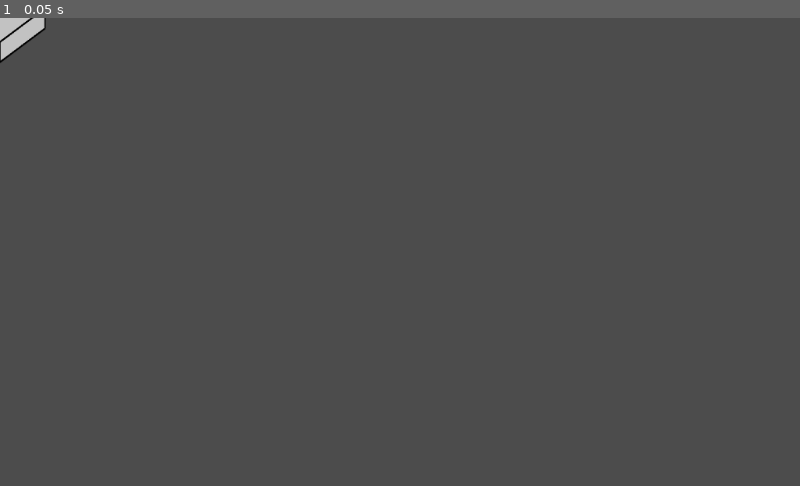
Above: before the commit, frame 1.
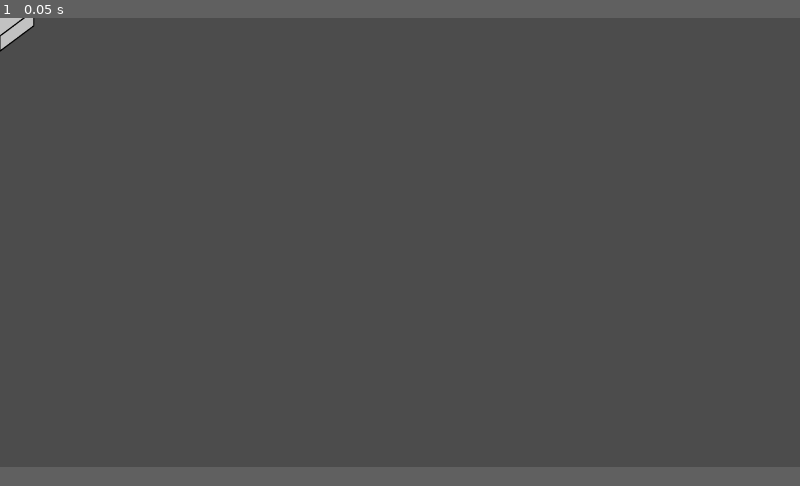
Above: after the commit, the same moment.

Repository: Trainzack/CS4700Final
Game: Godot game, scene res://scenes/Tile.tscn
Two runs of this game, one before a commit and one after it. Both use one fixed random seed, a clock stepped at 60 frames per second and the inputs below. The project has no main scene, so this scene is started directly.
Inputs:
- Up to frame 1 (0.05 s): no input
In our replay, the window is 800x468 before the commit and 800x449 after it. These sizes can differ from the game's own. Grey fills any space a smaller window leaves; there, only what the larger window draws over its background counts as a difference.

The runs differ from the first frame. In frame 1, 0.2% of the frame differs, in the area x 0-6%, y 0-10%.

Commit message:
UI Manager now has code, new variables added to tiles and units, new methods added to board, new scene created to hold board and UI

Diff:
--- a/project.godot
+++ b/project.godot
@@ -13,6 +13,11 @@
 config/name="Chesster Than Light"
 config/icon="res://icon.png"
 
+[display]
+
+window/size/width=1366
+window/size/height=768
+
 [rendering]
 
 environment/default_environment="res://default_env.tres"
--- a/scenes/Board.gd
+++ b/scenes/Board.gd
@@ -7,6 +7,7 @@
 var knight_scene = preload("res://scenes/unit_scenes/Knight.tscn")
 var bishop_scene = preload("res://scenes/unit_scenes/Bishop.tscn")
 var rook_scene = preload("res://scenes/unit_scenes/Rook.tscn")
+var unicorn_scene = preload("res://scenes/unit_scenes/Elephant.tscn")
 
 #offsets used to populate the board. Values come from testing different positions
 var starting_x = 300
@@ -17,12 +18,14 @@
 var boardArray = []
 var unitArray = []
 
-var previously_clicked_coordinate = Vector2(-1,-1)
-var currently_clicked_tile
-var previously_clicked_tile = tile_scene.instance()
-var currently_clicked_unit
-var previously_clicked_unit = unit_scene.instance()
 var dummy_unit = unit_scene.instance()
+var selected_unit = dummy_unit
+var selected_unit_coordinate = Vector2(-1,-1)
+
+signal ally_unit_selected
+signal dummy_unit_selected
+signal ally_has_moved
+signal ally_has_attacked
 
 func _ready():
 	add_child(dummy_unit)
@@ -30,7 +33,12 @@
 	populate_board()
 
 	var mann = mann_scene.instance()
+	mann.set_black()
 	place_unit(mann,4,6)
+
+	var unicorn = unicorn_scene.instance()
+	unicorn.set_black()
+	place_unit(unicorn,2,4)
 
 	var pawn = pawn_scene.instance()
 	place_unit(pawn,2,2)
@@ -88,31 +96,41 @@
 
 #Deselects the previously selected unit and activates a different one.
 func on_click(gridX,gridY):
-	previously_clicked_unit.set_unselected()
-	currently_clicked_unit = unitArray[gridX][gridY]
-	currently_clicked_tile = boardArray[gridX][gridY]
-	print(currently_clicked_tile.can_move_to)
-	print(previously_clicked_unit.get_type())
+	var currently_clicked_tile = boardArray[gridX][gridY]
 
-	if previously_clicked_unit.get_type() != "abstract_unit" and currently_clicked_tile.can_move_to:
+	if selected_unit.get_type() != "abstract_unit" and currently_clicked_tile.can_move_to:
 		print("moved unit")
-		move_unit(previously_clicked_coordinate.x,previously_clicked_coordinate.y,gridX,gridY)
+		move_unit(selected_unit_coordinate.x,selected_unit_coordinate.y,gridX,gridY)
 		reset_tiles()
 	else:
 		reset_tiles()
 		select_unit(gridX,gridY)
-	previously_clicked_tile = currently_clicked_tile
-	previously_clicked_unit = currently_clicked_unit
-	previously_clicked_coordinate = Vector2(gridX,gridY)
-
 
 func select_unit(gridX,gridY):
-	currently_clicked_unit.print_info()
+	selected_unit.set_unselected()
+	var currently_clicked_unit = unitArray[gridX][gridY]
 	if currently_clicked_unit.get_type() != "abstract_unit":
-		currently_clicked_unit.set_selected()
-		print("unit selected")
-	process_atoms(currently_clicked_unit.get_movement_atoms(),gridX,gridY,"movement")
-	#process_atoms(currently_clicked_unit.get_attack_atoms(),gridX,gridY,"attack")
+		selected_unit = currently_clicked_unit
+		selected_unit.set_selected()
+		selected_unit_coordinate = Vector2(gridX,gridY)
+		emit_signal("ally_unit_selected")
+		if currently_clicked_unit.has_attacked:
+			emit_signal("ally_has_attacked")
+		if currently_clicked_unit.has_moved:
+			emit_signal("ally_has_moved")
+
+	else:
+		emit_signal("dummy_unit_selected")
+		selected_unit = dummy_unit
+		selected_unit_coordinate = Vector2(-1,-1)
+
+func show_movement_options():
+	reset_tiles()
+	process_atoms(selected_unit.get_movement_atoms(),selected_unit_coordinate.x,selected_unit_coordinate.y,"movement")
+
+func show_attack_options():
+	reset_tiles()
+	process_atoms(selected_unit.get_attack_atoms(),selected_unit_coordinate.x,selected_unit_coordinate.y,"attack")
 
 func process_atoms(unit_atoms, gridX, gridY, atom_type):
 	for atom in unit_atoms:
@@ -132,7 +150,6 @@
 	for tile_coordinate in possible_positions:
 		if tile_coordinate.x < 8 and tile_coordinate.x >= 0 and tile_coordinate.y < 8 and tile_coordinate.y >= 0:
 			if atom_type == "movement":
-				print(tile_coordinate.x,tile_coordinate.y)
 				boardArray[tile_coordinate.x][tile_coordinate.y].set_movement_option()
 			elif atom_type == "attack":
 				boardArray[tile_coordinate.x][tile_coordinate.y].set_attack_option()
@@ -165,9 +182,10 @@
 	#Set occupied for involved tiles
 	boardArray[startingX][startingY].set_occupied(false)
 	boardArray[endX][endY].set_occupied(true)
+	selected_unit.has_moved = true
+	selected_unit_coordinate = Vector2(endX,endY)
+	emit_signal("ally_has_moved")
 
 #returns the actual coordinate that corresponds with a value in the 2D array of tiles.
 func translate_grid_coordinate(gridX,gridY):
 	return Vector2(starting_x + gridX * iso_x_offset + gridY * iso_x_offset, starting_y - gridY*iso_y_offset + gridX*iso_y_offset)
-
-#func _process(delta):
--- a/scenes/Board.tscn
+++ b/scenes/Board.tscn
@@ -2,6 +2,6 @@
 
 [ext_resource path="res://scenes/Board.gd" type="Script" id=1]
 
-[node name="TestBoard" type="Node" index="0"]
+[node name="TestBoard" type="Node"]
 
 script = ExtResource( 1 )
--- /dev/null
+++ b/scenes/MasterCombatScene.gd
@@ -0,0 +1,33 @@
+extends Node
+
+# class member variables go here, for example:
+# var a = 2
+# var b = "textvar"
+
+func _ready():
+	$TestBoard.connect("ally_unit_selected",self,"display_options")
+	$TestBoard.connect("dummy_unit_selected",self,"hide_options")
+	$TestBoard.connect("ally_has_moved",self,"disable_movement")
+	$TestBoard.connect("ally_has_attacked",self,"disable_attacks")
+	$UIManager.connect("attack_pressed",self,"display_attacks")
+	$UIManager.connect("movement_pressed",self,"display_moves")
+
+func display_options():
+	$UIManager.reset_command_states()
+	$UIManager.show_command_options()
+
+func hide_options():
+	$UIManager.reset_command_states()
+	$UIManager.hide_command_options()
+
+func disable_attacks():
+	$UIManager.disable_attacks()
+
+func disable_movement():
+	$UIManager.disable_movement()
+
+func display_attacks():
+	$TestBoard.show_attack_options()
+
+func display_moves():
+	$TestBoard.show_movement_options()
--- /dev/null
+++ b/scenes/MasterCombatScene.tscn
@@ -0,0 +1,13 @@
+[gd_scene load_steps=4 format=2]
+
+[ext_resource path="res://scenes/MasterCombatScene.gd" type="Script" id=1]
+[ext_resource path="res://scenes/Board.tscn" type="PackedScene" id=2]
+[ext_resource path="res://scenes/UIManager.tscn" type="PackedScene" id=3]
+
+[node name="MasterCombatScene" type="Node" index="0"]
+
+script = ExtResource( 1 )
+
+[node name="TestBoard" parent="." index="0" instance=ExtResource( 2 )]
+
+[node name="UIManager" parent="." index="1" instance=ExtResource( 3 )]
--- a/scenes/Tile.tscn
+++ b/scenes/Tile.tscn
@@ -3,13 +3,13 @@
 [ext_resource path="res://scenes/Tile.gd" type="Script" id=1]
 [ext_resource path="res://art/tiles/WhiteTileCube.png" type="Texture" id=2]
 [ext_resource path="res://art/tiles/BlackTileCube.png" type="Texture" id=3]
-[ext_resource path="res://art/tiles/TileMovementHighlight1.png" type="Texture" id=4]
-[ext_resource path="res://art/tiles/TileMovementHighlight2.png" type="Texture" id=5]
-[ext_resource path="res://art/tiles/TileMovementHighlight3.png" type="Texture" id=6]
-[ext_resource path="res://art/tiles/TileMovementHighlight4.png" type="Texture" id=7]
-[ext_resource path="res://art/tiles/TileMovementHighlight5.png" type="Texture" id=8]
-[ext_resource path="res://art/tiles/TileMovementHighlight6.png" type="Texture" id=9]
-[ext_resource path="res://art/tiles/HighlightOutline.png" type="Texture" id=10]
+[ext_resource path="res://art/tiles/TileMovementHighlight4.png" type="Texture" id=4]
+[ext_resource path="res://art/tiles/TileMovementHighlight5.png" type="Texture" id=5]
+[ext_resource path="res://art/tiles/TileMovementHighlight6.png" type="Texture" id=6]
+[ext_resource path="res://art/tiles/TileMovementHighlight1.png" type="Texture" id=7]
+[ext_resource path="res://art/tiles/TileMovementHighlight2.png" type="Texture" id=8]
+[ext_resource path="res://art/tiles/TileMovementHighlight3.png" type="Texture" id=9]
+[ext_resource path="res://art/tiles/TileHighlight2.png" type="Texture" id=10]
 [ext_resource path="res://art/tiles/TileAttackHighlight1.png" type="Texture" id=11]
 [ext_resource path="res://art/tiles/TileAttackHighlight2.png" type="Texture" id=12]
 [ext_resource path="res://art/tiles/TileAttackHighlight3.png" type="Texture" id=13]
@@ -100,13 +100,14 @@
 
 [node name="MovementHighlight" type="AnimatedSprite" parent="TileSprite" index="0"]
 
+z_index = 1
 frames = SubResource( 2 )
 animation = "none"
-_sections_unfolded = [ "Transform" ]
+_sections_unfolded = [ "Transform", "Z Index" ]
 
 [node name="Outline" type="AnimatedSprite" parent="TileSprite" index="1"]
 
-position = Vector2( 0, -19 )
+position = Vector2( 0, -28.5 )
 z_index = 10
 frames = SubResource( 3 )
 animation = "not_hovered"
--- a/scenes/UIManager.gd
+++ b/scenes/UIManager.gd
@@ -1 +1,32 @@
 extends Node
+signal movement_pressed
+signal attack_pressed
+onready var commands = $CommandContainer
+
+func _ready():
+	get_node("CommandContainer").get_node("MovementButton").connect("pressed",self,"emit_movement_pressed")
+	get_node("CommandContainer").get_node("AttacksButton").connect("pressed",self,"emit_attack_pressed")
+
+func emit_movement_pressed():
+	print("move button pressed")
+	emit_signal("movement_pressed")
+
+func emit_attack_pressed():
+	print("attack button pressed")
+	emit_signal("attack_pressed")
+
+func disable_movement():
+	commands.get_node("MovementButton").disabled = true
+
+func disable_attacks():
+	commands.get_node("AttacksButton").disabled = true
+
+func reset_command_states():
+	commands.get_node("MovementButton").disabled = false
+	commands.get_node("AttacksButton").disabled = false
+
+func show_command_options():
+	commands.visible = true
+
+func hide_command_options():
+	commands.visible = false
--- a/scenes/UIManager.tscn
+++ b/scenes/UIManager.tscn
@@ -1,7 +1,91 @@
-[gd_scene load_steps=2 format=2]
+[gd_scene load_steps=10 format=2]
 
 [ext_resource path="res://scenes/UIManager.gd" type="Script" id=1]
+[ext_resource path="res://art/ui/MovementUIGraphic.PNG" type="Texture" id=2]
+[ext_resource path="res://art/ui/MovementUIGraphicPressed.PNG" type="Texture" id=3]
+[ext_resource path="res://art/ui/MovementUIGraphicHovered.PNG" type="Texture" id=4]
+[ext_resource path="res://art/ui/MovementUIGraphicDisabled.PNG" type="Texture" id=5]
+[ext_resource path="res://art/ui/AttackUIGraphic.PNG" type="Texture" id=6]
+[ext_resource path="res://art/ui/AttackUIGraphicPressed.PNG" type="Texture" id=7]
+[ext_resource path="res://art/ui/AttackUIGraphicHovered.PNG" type="Texture" id=8]
+[ext_resource path="res://art/ui/AttackUIGraphicDisabled.PNG" type="Texture" id=9]
 
-[node name="UIManager" type="Node" index="0"]
+[node name="UIManager" type="Node"]
 
 script = ExtResource( 1 )
+
+[node name="CommandContainer" type="Container" parent="." index="0"]
+
+visible = false
+anchor_left = 0.0
+anchor_top = 0.0
+anchor_right = 0.0
+anchor_bottom = 0.0
+margin_left = 989.0
+margin_top = 531.0
+margin_right = 1388.0
+margin_bottom = 748.0
+rect_scale = Vector2( 0.7, 0.7 )
+rect_pivot_offset = Vector2( 0, 0 )
+rect_clip_content = false
+mouse_filter = 0
+mouse_default_cursor_shape = 0
+size_flags_horizontal = 1
+size_flags_vertical = 1
+_sections_unfolded = [ "Anchor", "Focus", "Grow Direction", "Hint", "Margin", "Material", "Mouse", "Rect", "Size Flags", "Theme", "Visibility" ]
+__meta__ = {
+"_edit_group_": true
+}
+
+[node name="MovementButton" type="TextureButton" parent="CommandContainer" index="0"]
+
+anchor_left = 0.0
+anchor_top = 0.0
+anchor_right = 0.0
+anchor_bottom = 0.0
+margin_top = 10.0
+margin_right = 200.0
+margin_bottom = 210.0
+rect_pivot_offset = Vector2( 0, 0 )
+rect_clip_content = false
+focus_mode = 2
+mouse_filter = 0
+mouse_default_cursor_shape = 0
+size_flags_horizontal = 1
+size_flags_vertical = 1
+toggle_mode = false
+enabled_focus_mode = 2
+shortcut = null
+group = null
+texture_normal = ExtResource( 2 )
+texture_pressed = ExtResource( 3 )
+texture_hover = ExtResource( 4 )
+texture_disabled = ExtResource( 5 )
+_sections_unfolded = [ "Textures" ]
+
+[node name="AttacksButton" type="TextureButton" parent="CommandContainer" index="1"]
+
+anchor_left = 0.0
+anchor_top = 0.0
+anchor_right = 0.0
+anchor_bottom = 0.0
+margin_left = 200.0
+margin_top = 11.0
+margin_right = 400.0
+margin_bottom = 211.0
+rect_pivot_offset = Vector2( 0, 0 )
+rect_clip_content = false
+focus_mode = 2
+mouse_filter = 0
+mouse_default_cursor_shape = 0
+size_flags_horizontal = 1
+size_flags_vertical = 1
+toggle_mode = false
+enabled_focus_mode = 2
+shortcut = null
+group = null
+texture_normal = ExtResource( 6 )
+texture_pressed = ExtResource( 7 )
+texture_hover = ExtResource( 8 )
+texture_disabled = ExtResource( 9 )
+_sections_unfolded = [ "Textures" ]
--- a/scenes/unit_scenes/Unit.gd
+++ b/scenes/unit_scenes/Unit.gd
@@ -1,10 +1,13 @@
 extends Area2D
-export var health = 0
+export var max_health = 0
+var current_health = max_health
 var equipmentList = []
 export var type = "abstract_unit"
 onready var moves = $Moves
 
-#onready var highlight = get_node("UnitSprite").get_node("Highlight")
+var has_moved = false
+var has_attacked = false
+
 onready var selector_icon = $SelectorIcon
 
 func _ready():
@@ -42,5 +45,9 @@
 func get_type():
 	return type
 
+func reset_moves():
+	has_moved = false
+	has_attacked = false
+
 func print_info():
-	print($UnitSprite.animation," ", type, " with health of ", health)
+	print($UnitSprite.animation," ", type, " with health of ", current_health)
--- a/scenes/unit_scenes/Unit.tscn
+++ b/scenes/unit_scenes/Unit.tscn
@@ -38,7 +38,7 @@
 audio_bus_name = "Master"
 script = ExtResource( 1 )
 _sections_unfolded = [ "Transform", "Z Index" ]
-health = 0
+max_health = 0
 type = "abstract_unit"
 
 [node name="UnitSprite" type="AnimatedSprite" parent="." index="0"]
Binary file added: art/tiles/TileHighlight.png
Not shown, added: art/tiles/TileHighlight.png.import
Binary file added: art/tiles/TileHighlight2.png
Not shown, added: art/tiles/TileHighlight2.png.import
Binary file added: art/ui/AttackUIGraphic.PNG
Not shown, added: art/ui/AttackUIGraphic.PNG.import
Binary file added: art/ui/AttackUIGraphicDisabled.PNG
Not shown, added: art/ui/AttackUIGraphicDisabled.PNG.import
Binary file added: art/ui/AttackUIGraphicHovered.PNG
Not shown, added: art/ui/AttackUIGraphicHovered.PNG.import
Binary file added: art/ui/AttackUIGraphicPressed.PNG
Not shown, added: art/ui/AttackUIGraphicPressed.PNG.import
(and 8 more such lines)
